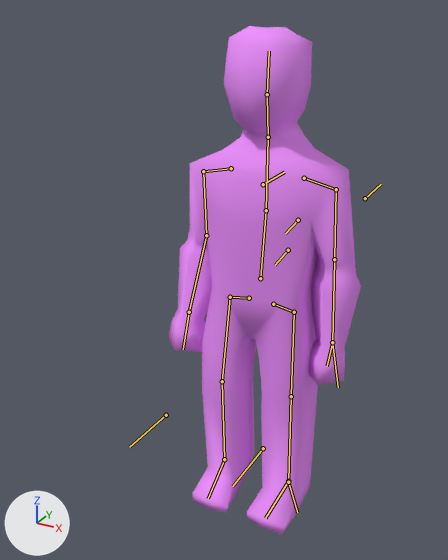
The Blender file ikChain/blender_model/Man0.15.blend, before and after one commit.
Rendered twice from a 50 mm lens placed at (3.98, -8.66, 3.1), pointed at (0.14, -1.66, -0.4). Lighting does not change. The marker at lower left points along +X, +Y and +Z. Both versions are drawn at the pose saved in each file; the numbers are the values there. The bones that bend it are drawn over the model as lines.

In view in the first picture: 'Man'.
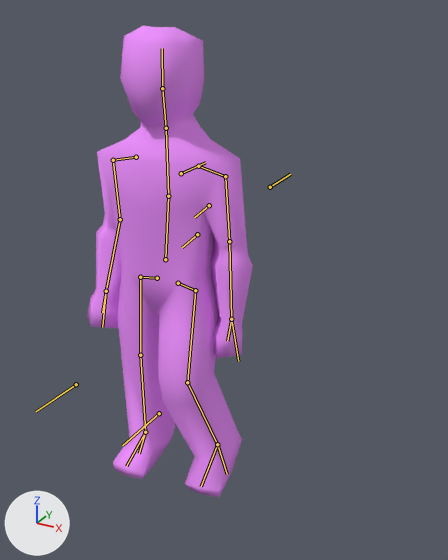
Changed parts and their boxes (x1, y1, x2, y2) in the pictures (448 x 560 px):
'Man', posed (14% narrower, 7% shorter): before (168, 26, 361, 534); after (87, 26, 253, 497)
bone 'Root', root to tip: before (298, 220) to (285, 233); after (209, 205) to (194, 217)
bone 'Root.1', root to tip: before (288, 250) to (275, 265); after (197, 234) to (182, 247)
bone 'Iktarget.Foot.R', root to tip: before (224, 459) to (215, 482); after (145, 432) to (139, 453)
bone 'Iktarget.Foot.l', root to tip: before (288, 482) to (297, 512); after (217, 444) to (227, 474)

The edits, one by one:
Bone 'Root' (bone_root) moves from (-0.73, -0.04, 0.25) to (0.79, -0.04, 0.25).
Bone 'Root.1' (bone_root_1) moves from (-0.04, 0.03, -0.25) to (-0.04, 0.03, -0.27).
Bone 'Iktarget.Foot.R' (bone_iktarget_foot_r) moves from (0.01, -0.04, 0.02) to (0.01, -0.02, 0.02).
Bone 'Iktarget.Foot.l' (bone_iktarget_foot_l) moves from (-0.06, 0.01, -0.03) to (-0.4, -0.12, -0.03).
